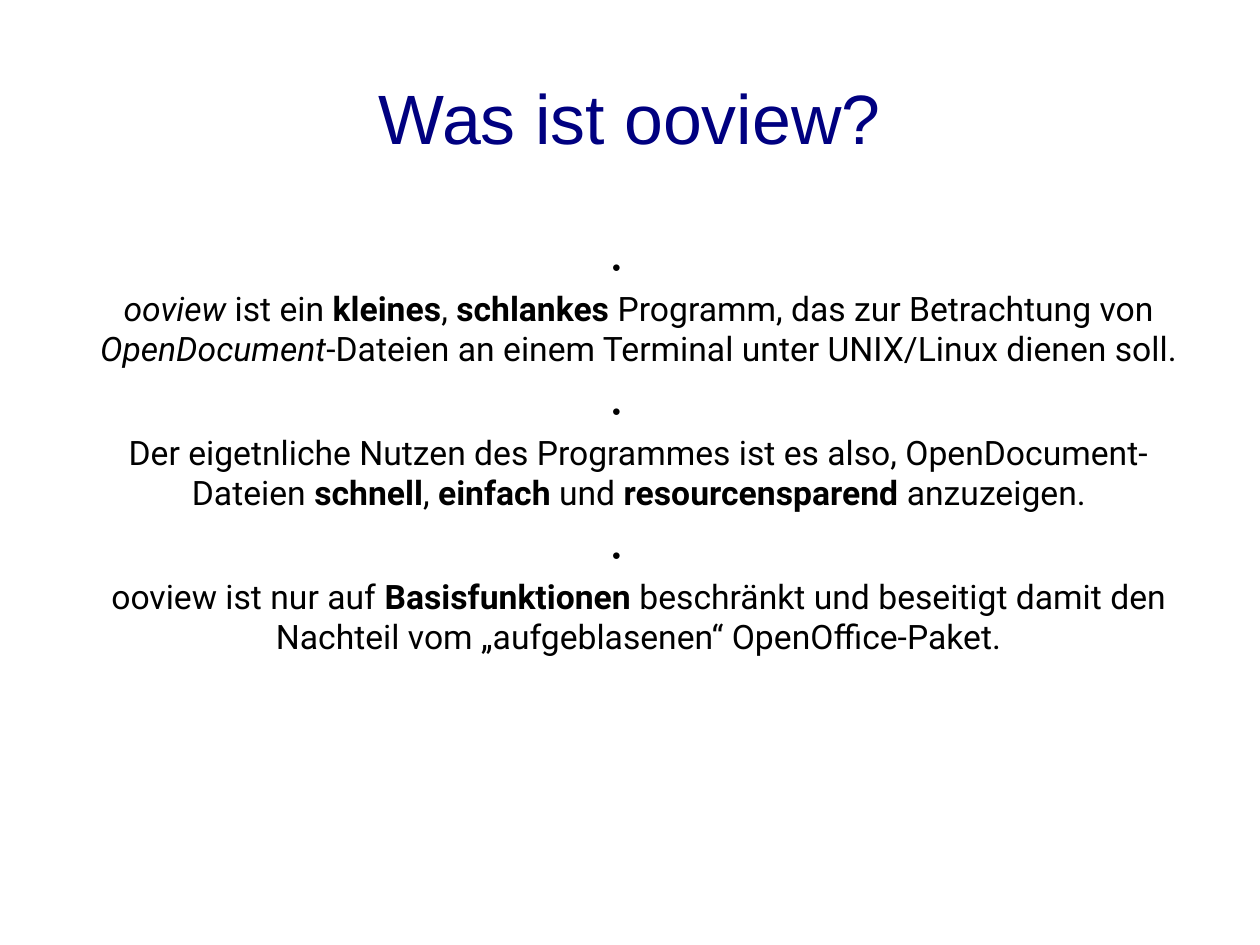
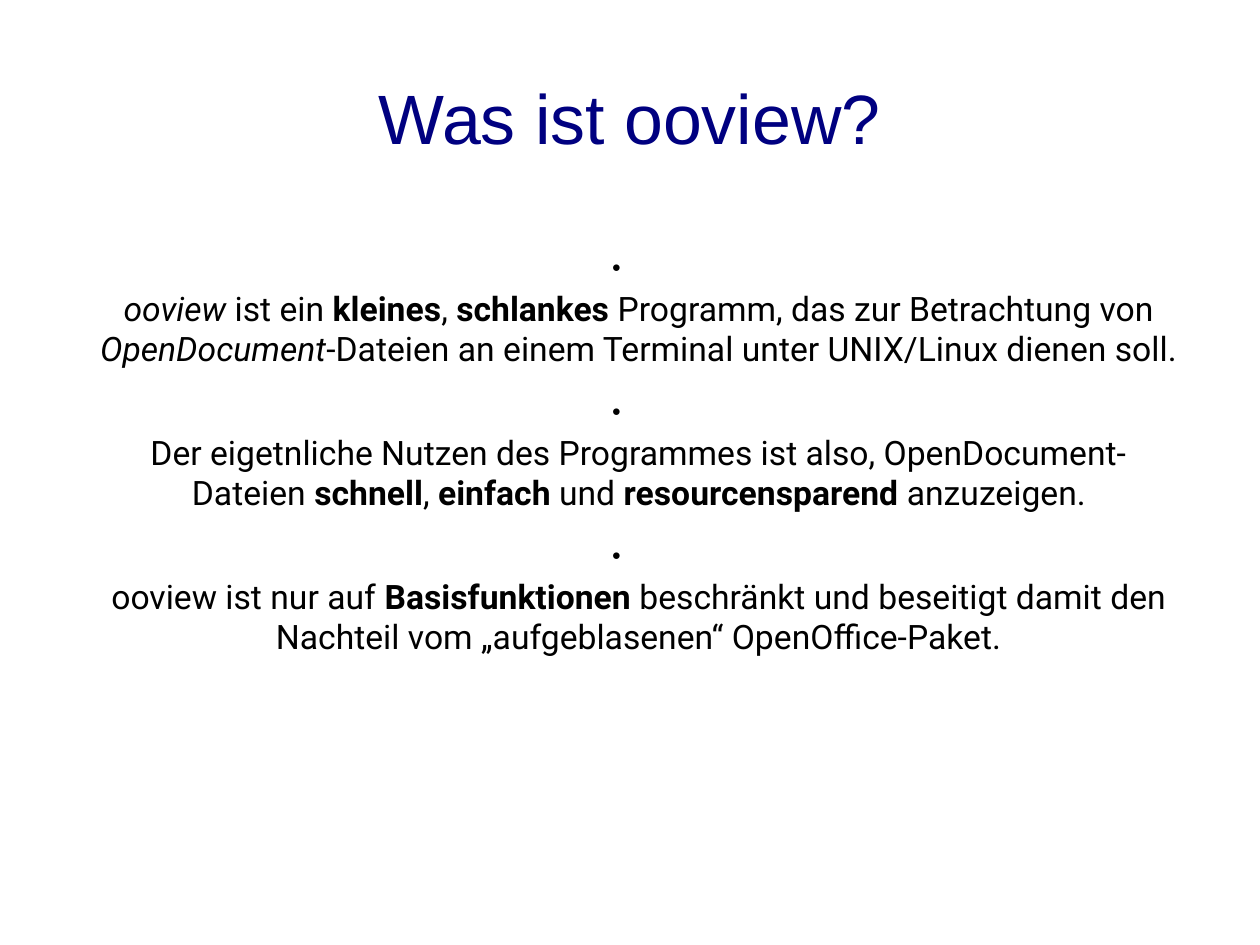
Before and after one commit to BackupTheBerlios/ooview-svn, a slide deck: slide 2 of trunk/docs/presentation.odp. Drawn at 1260x945 pixels with LibreOffice and Linux fonts; fonts in the diff are those of the drawing. Boxes give left, top, right and bottom in pixels: in the first picture for what was removed or moved away, otherwise in the second. Text is boxed around its words. In the diff, an @@ line names an element or a change of style, - is before the commit and + after.

```diff
--- a/trunk/docs/presentation.odp
+++ b/trunk/docs/presentation.odp
@@ text at <box>150,439,1126,512</box>: text changed @@
-● Der eigetnliche Nutzen des Programmes ist es also, OpenDocument-Dateien schnell, einfach und resourcensparend anzuzeigen.
+● Der eigetnliche Nutzen des Programmes ist also, OpenDocument-Dateien schnell, einfach und resourcensparend anzuzeigen.
```
Also in this commit, not shown: 1 other file.
